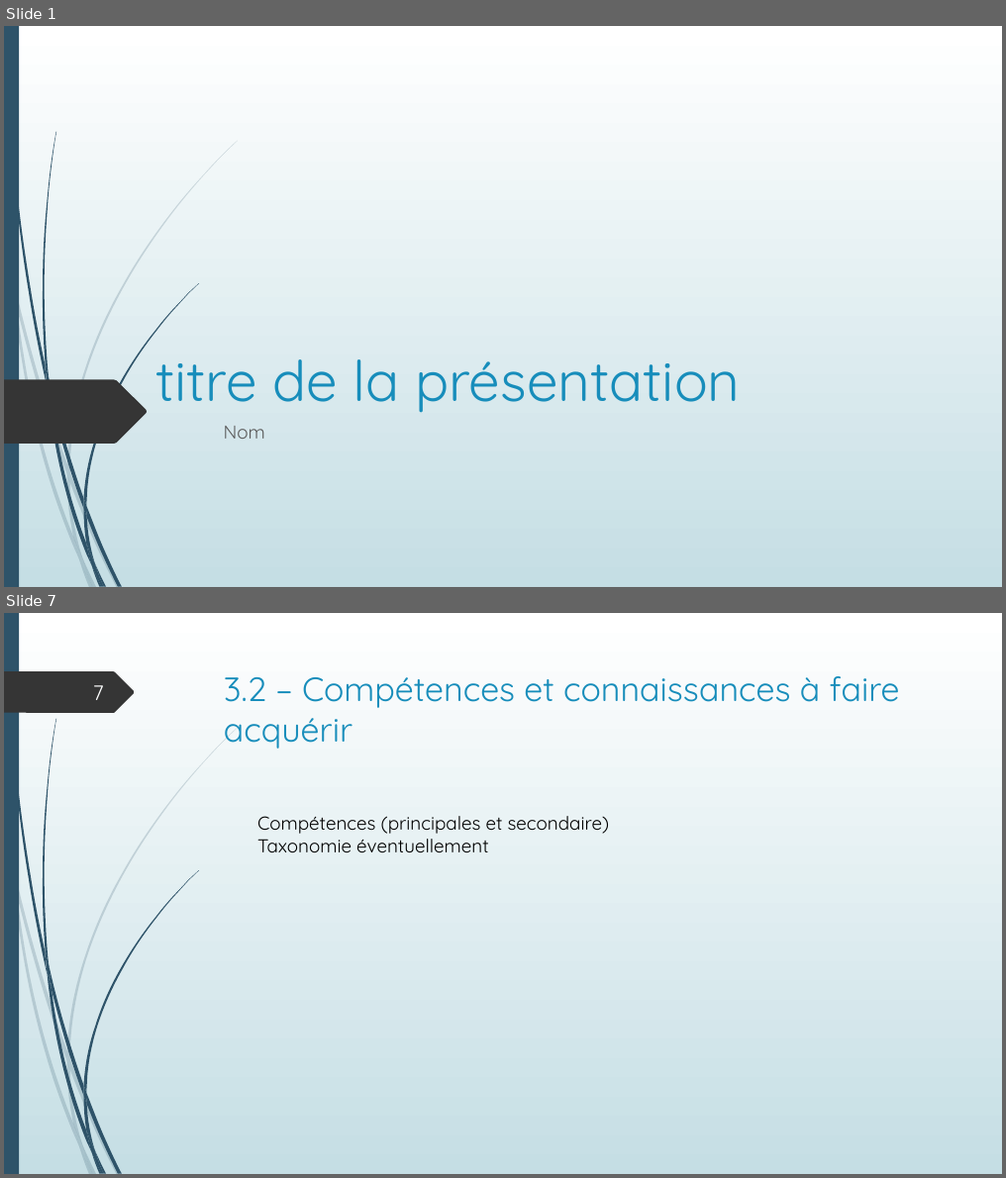
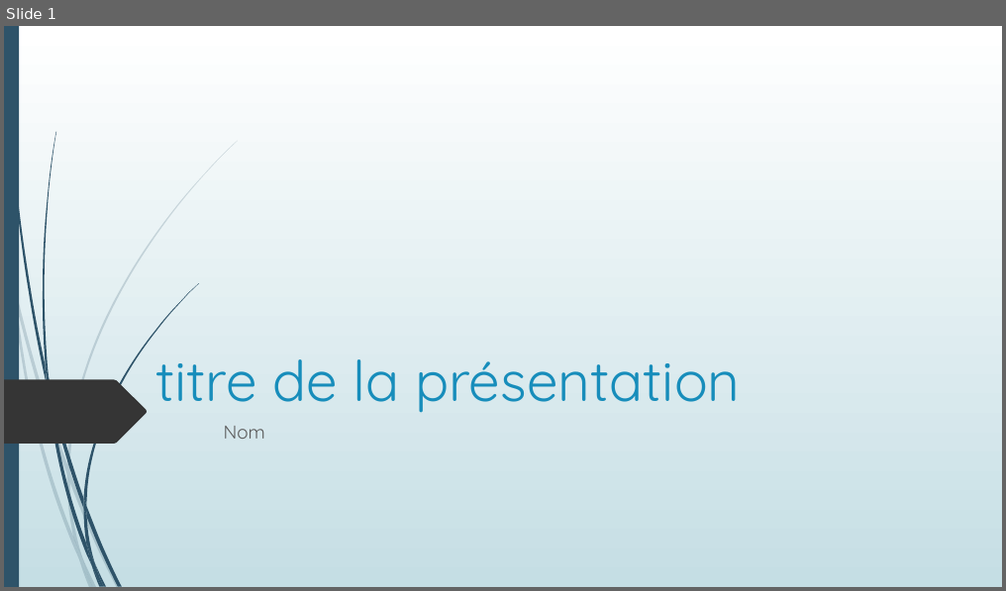
Before and after one commit to SdeuxiModeles/Modeles, a slide deck: N1.pptx. Shown one above the other, each under a label of ours: slides 1 and 7 before the commit, slide 1 after it; the slides between them are not shown. The pictures are 1006x1178 and 1006x591 pixels, drawn with LibreOffice and Linux fonts; fonts in the diff are those of the drawing. Boxes give left, top, right and bottom in pixels: in the first picture for what was removed or moved away, otherwise in the second. Text is boxed around its words. In the diff, an @@ line names an element or a change of style, - is before the commit and + after.

```diff
--- a/N1.pptx
+++ b/N1.pptx
@@ slide 7 removed at (4, 613, 1002, 1174), background gradient #FFFFFF to #C5DEE5; not listed: 23 template elements that a slide beside it also shows @@
@@ freeform shape removed at (4, 671, 135, 713) @@
@@ page number removed at (93, 685, 104, 700) @@
-7
@@ title removed at (224, 676, 900, 749) @@
-3.2 – Compétences et connaissances à faire acquérir
@@ text removed at (257, 816, 609, 853) @@
-Compétences (principales et secondaire)
-Taxonomie éventuellement
```
Also in this commit, not shown: 1 slide changed, 7 slides added, 23 other slides removed.
